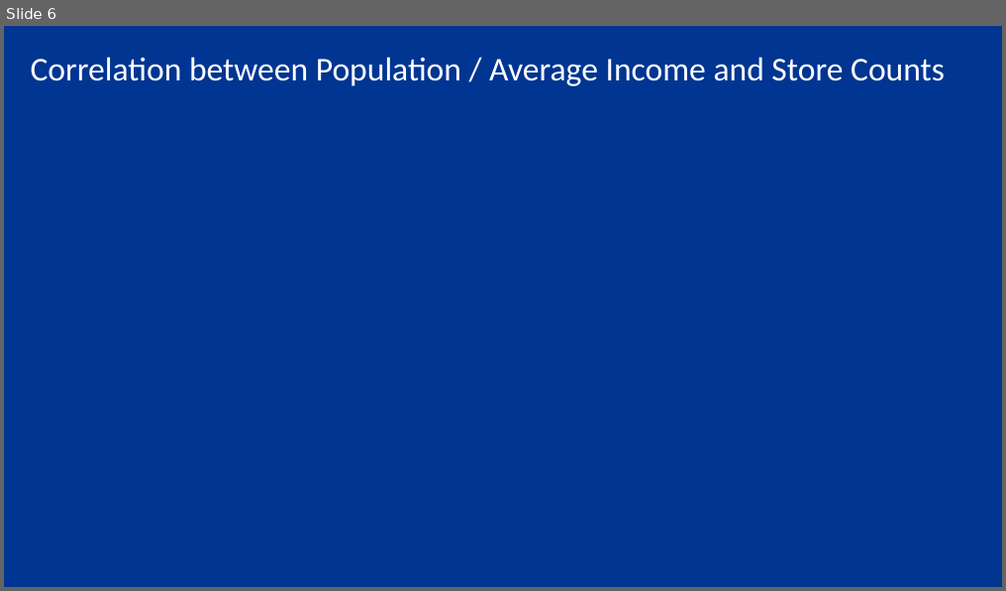
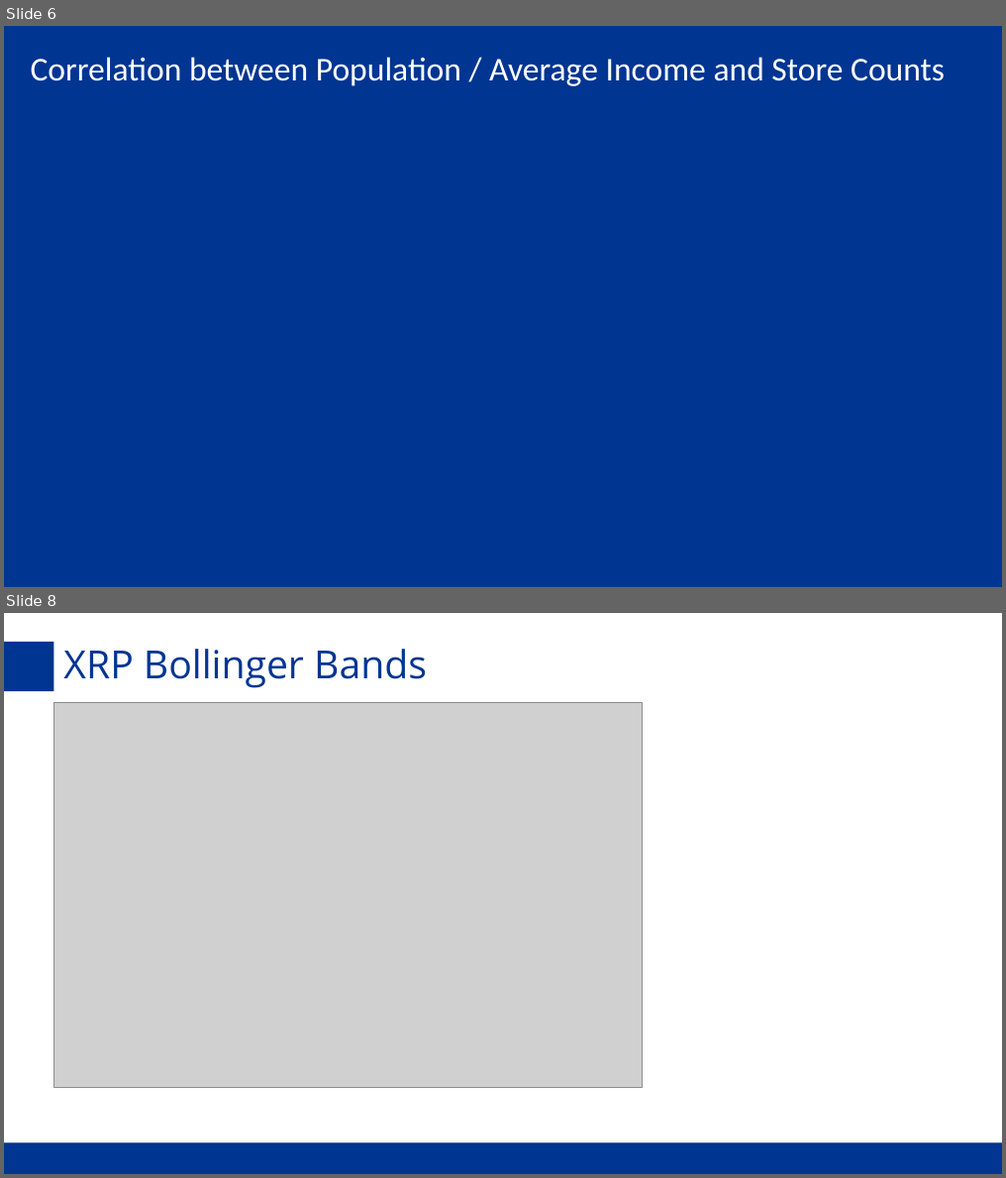
Before and after one commit to Fsalomon496/Crypto_Price_Prediction_Bot, a slide deck: Project_Two_XRP_Analysis.pptx. Shown one above the other, each under a label of ours: slide 6 before the commit, slides 6 and 8 after it; the slides between them are not shown. The pictures are 1006x591 and 1006x1178 pixels, drawn with LibreOffice and Linux fonts; fonts in the diff are those of the drawing; grey boxes stand for pictures; background and template pictures are left out. Boxes give left, top, right and bottom in pixels: in the first picture for what was removed or moved away, otherwise in the second. Text is boxed around its words. In the diff, an @@ line names an element or a change of style, - is before the commit and + after.

```diff
--- a/Project_Two_XRP_Analysis.pptx
+++ b/Project_Two_XRP_Analysis.pptx
@@ slide 8 added at <box>4,613,1002,1174</box>, background #FFFFFF @@
@@ rectangle added at <box>4,642,54,692</box>, fill #003592 @@
@@ title added at <box>63,649,427,688</box>, 28 pt, text #003592 @@
+XRP Bollinger Bands
@@ picture added at <box>54,703,642,1088</box> @@
@@ rectangle added at <box>4,1143,1002,1173</box>, fill #003592 @@
```
Also in this commit, not shown: 1 slide changed, 2 other slides added, 11 other files.
